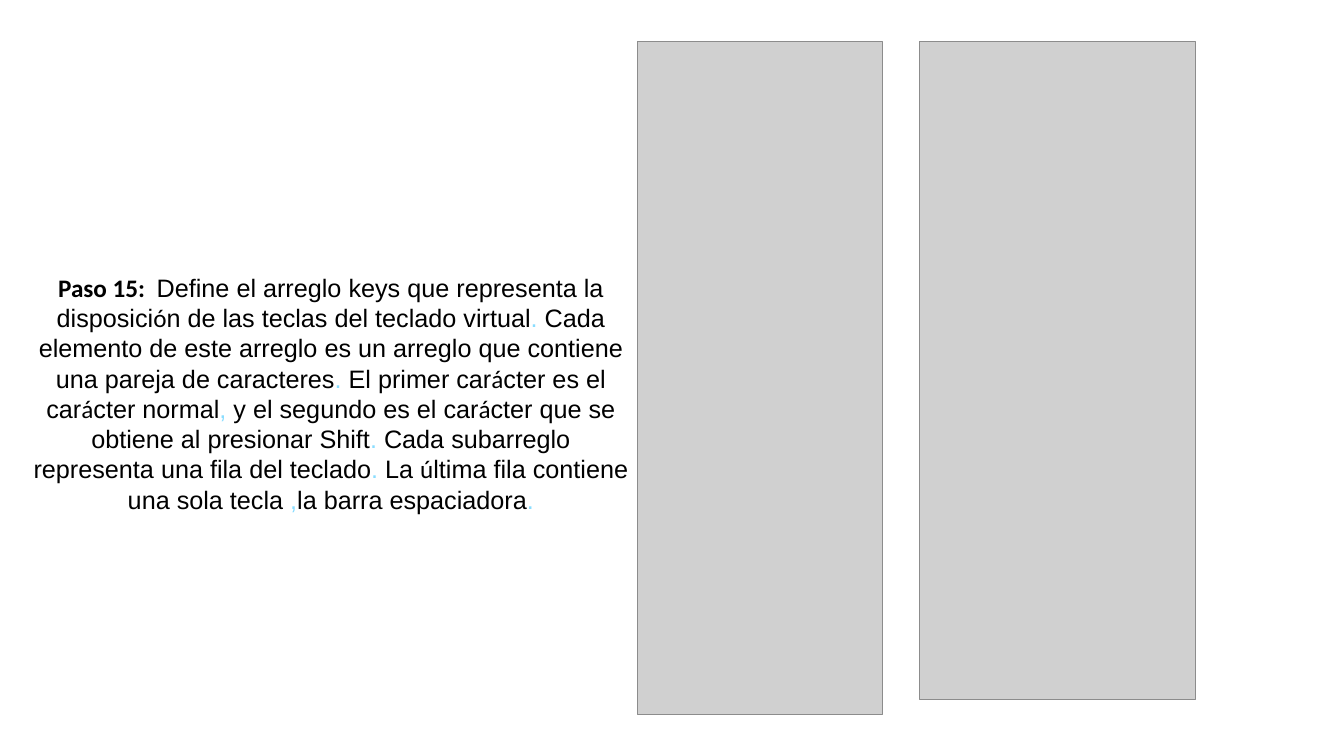
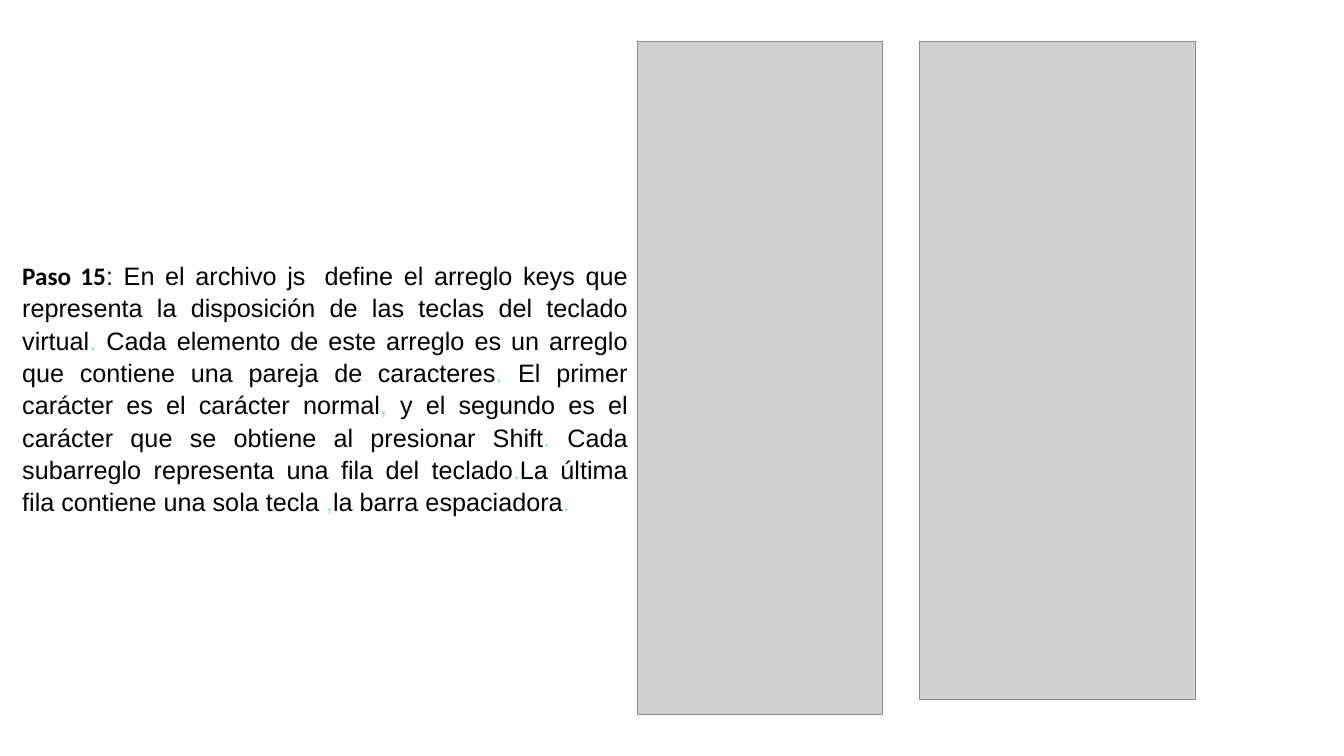
Before and after one commit to ADS02023/tecladoVirtual, a slide deck: slide 24 of Teclado.pptx (slide 23 before the commit). Drawn at 1344x756 pixels with LibreOffice and Linux fonts; fonts in the diff are those of the drawing; grey boxes stand for pictures; background and template pictures are left out. Boxes give left, top, right and bottom in pixels: in the first picture for what was removed or moved away, otherwise in the second. Text is boxed around its words. In the diff, an @@ line names an element or a change of style, - is before the commit and + after.

```diff
--- a/Teclado.pptx
+++ b/Teclado.pptx
@@ text at bbox=[22, 266, 628, 517]: text changed @@
-Paso 15: Define el arreglo keys que representa la disposición de las teclas del teclado virtual. Cada elemento de este arreglo es un arreglo que contiene una pareja de caracteres. El primer carácter es el carácter normal, y el segundo es el carácter que se obtiene al presionar Shift. Cada subarreglo representa una fila del teclado. La última fila contiene una sola tecla ,la barra espaciadora.
+Paso 15: En el archivo js define el arreglo keys que representa la disposición de las teclas del teclado virtual. Cada elemento de este arreglo es un arreglo que contiene una pareja de caracteres. El primer carácter es el carácter normal, y el segundo es el carácter que se obtiene al presionar Shift. Cada subarreglo representa una fila del teclado.La última fila contiene una sola tecla ,la barra espaciadora.
```
Also in this commit, not shown: 15 other slides changed, 14 slides added, 4 slides removed, 5 other files.
